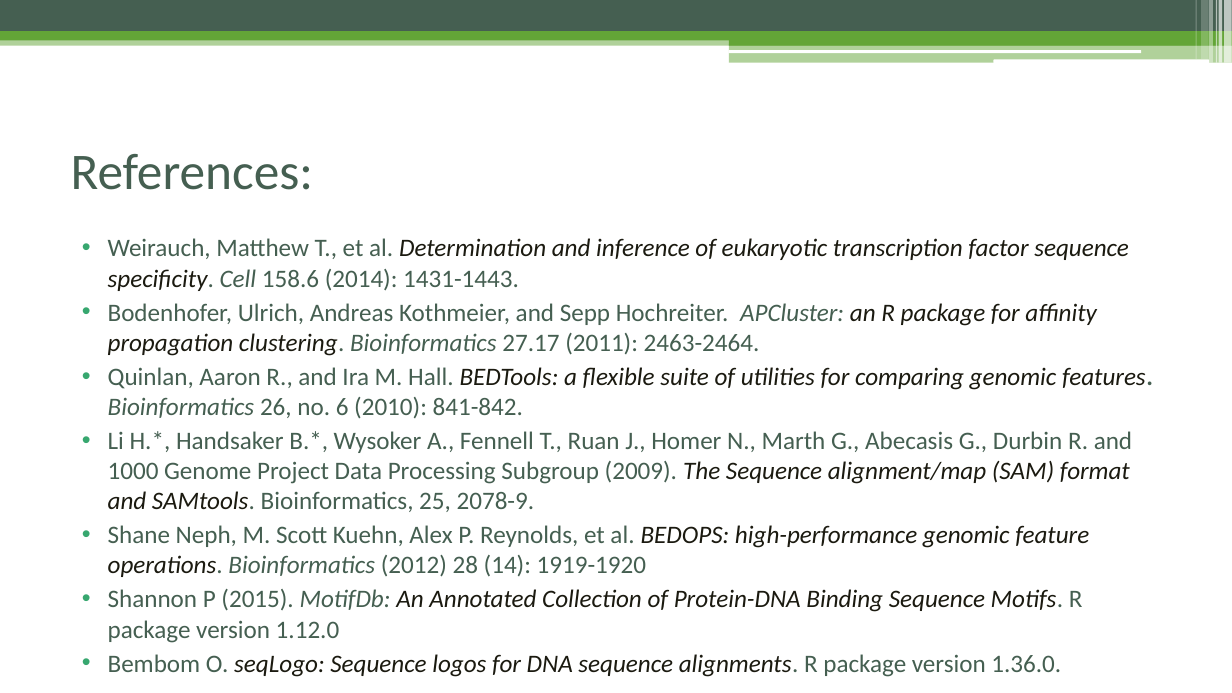
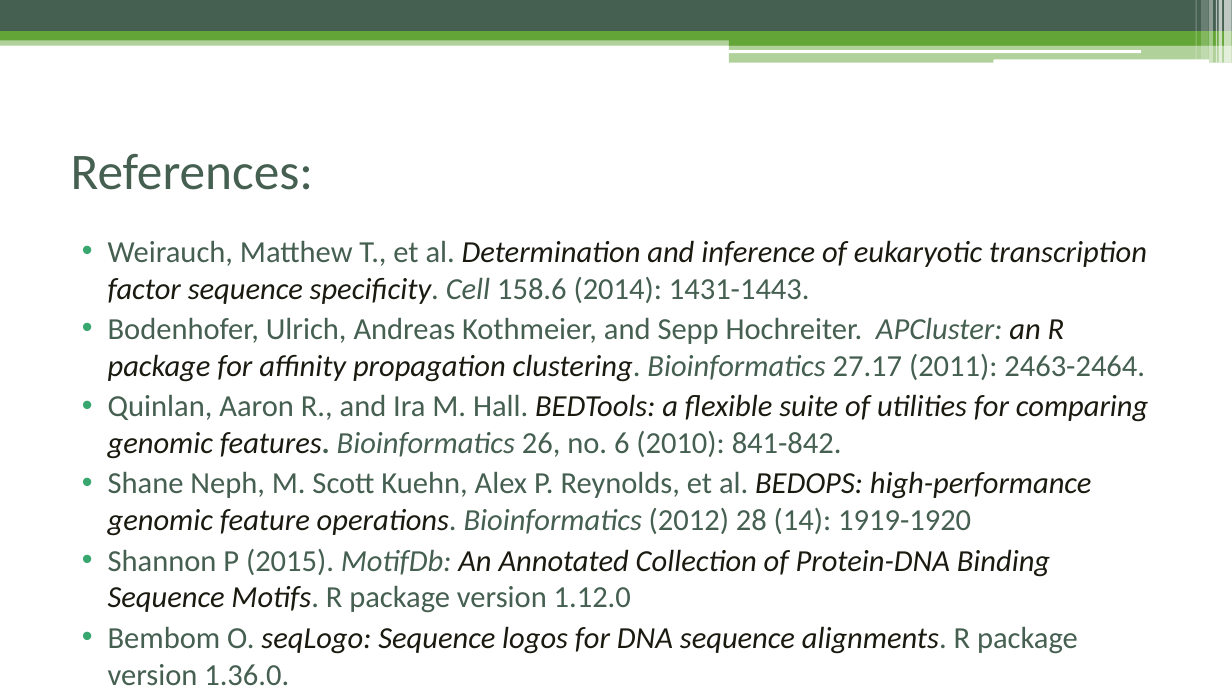
Before and after one commit to Danko-Lab/rtfbs_db, a slide deck: slide 28 of rtfbsdb-tutorial.pptx. Drawn at 1232x693 pixels with LibreOffice and Linux fonts; fonts in the diff are those of the drawing. Boxes give left, top, right and bottom in pixels: in the first picture for what was removed or moved away, otherwise in the second. Text is boxed around its words. In the diff, an @@ line names an element or a change of style, - is before the commit and + after.

Commit message:
samtools dependency removed

```diff
--- a/rtfbsdb-tutorial.pptx
+++ b/rtfbsdb-tutorial.pptx
@@ text "Weirauch, Matthew T., et al. ..." at (108, 240, 1148, 654): size 19.6 to 23.8 pt @@
@@ text at (108, 431, 1132, 512): paragraph removed @@
-• Li H.*, Handsaker B.*, Wysoker A., Fennell T., Ruan J., Homer N., Marth G., Abecasis G., Durbin R. and 1000 Genome Project Data Processing Subgroup (2009). The Sequence alignment/map (SAM) format and SAMtools. Bioinformatics, 25, 2078-9.
```
Also in this commit, not shown: 2 other slides changed, 4 other files.
